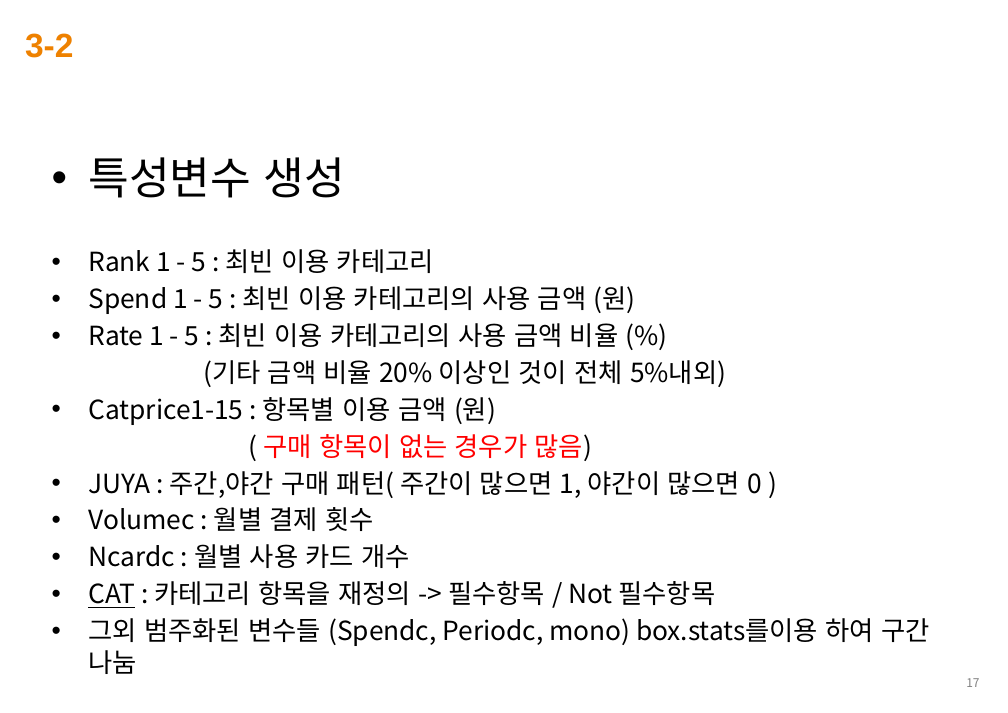
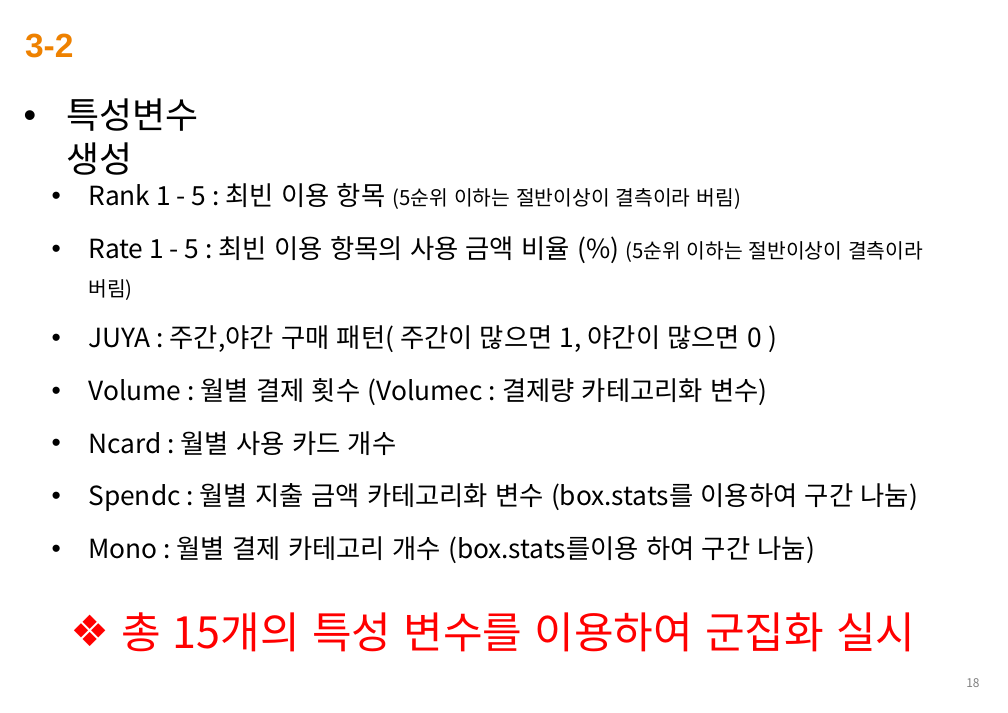
Before and after one commit to abcd00ou/LDS-Stat, a slide deck: slide 18 of 최종 보고서_이동성.pptx (slide 17 before the commit). Drawn at 1008x713 pixels with LibreOffice and Linux fonts; fonts in the diff are those of the drawing; background and template pictures are left out. Boxes give left, top, right and bottom in pixels: in the first picture for what was removed or moved away, otherwise in the second. Text is boxed around its words. In the diff, an @@ line names an element or a change of style, - is before the commit and + after.

```diff
--- a/최종 보고서_이동성.pptx
+++ b/최종 보고서_이동성.pptx
@@ text "특성변수 생성" at bbox=[312, 612, 522, 652]: size 22 to 30 pt; more space between paragraphs @@
@@ text added at bbox=[67, 98, 199, 175], 30 pt, text #000000 @@
+• 특성변수 생성
@@ text "Rank 1 - 5 : ...": place and size @@
-text "Rank 1 - 5 : ..." at bbox=[88, 249, 929, 674]
+text "Rank 1 - 5 : ..." at bbox=[88, 183, 923, 563]
@@ text at bbox=[88, 183, 923, 300]: text changed @@
-• 특성변수 생성
-• Rank 1 - 5 : 최빈 이용 카테고리
-• Spend 1 - 5 : 최빈 이용 카테고리의 사용 금액 (원)
-• Rate 1 - 5 : 최빈 이용 카테고리의 사용 금액 비율 (%)
-(기타 금액 비율 20% 이상인 것이 전체 5%내외)
-• Catprice1-15 : 항목별 이용 금액 (원)
-( 구매 항목이 없는 경우가 많음)
+• Rank 1 - 5 : 최빈 이용 항목 (5순위 이하는 절반이상이 결측이라 버림)
+• Rate 1 - 5 : 최빈 이용 항목의 사용 금액 비율 (%) (5순위 이하는 절반이상이 결측이라 버림)
@@ text at bbox=[88, 325, 763, 352]: line spacing 1 to 1.5 @@
@@ text at bbox=[88, 378, 918, 563]: text changed @@
-• Volumec : 월별 결제 횟수
-• Ncardc : 월별 사용 카드 개수
-• CAT : 카테고리 항목을 재정의 -> 필수항목 / Not 필수항목
-• 그외 범주화된 변수들 (Spendc, Periodc, mono) box.stats를이용 하여 구간 나눔
+• Volume : 월별 결제 횟수 (Volumec : 결제량 카테고리화 변수)
+• Ncard : 월별 사용 카드 개수
+• Spendc : 월별 지출 금액 카테고리화 변수 (box.stats를 이용하여 구간 나눔)
+• Mono : 월별 결제 카테고리 개수 (box.stats를이용 하여 구간 나눔)
@@ text added at bbox=[121, 612, 915, 652], 36 pt, text #FF0000 @@
+❖ 총 15개의 특성 변수를 이용하여 군집화 실시
@@ page number at bbox=[966, 678, 979, 687]: text changed @@
-17
+18
```
Also in this commit, not shown: 24 other slides changed, 12 slides added, 3 slides removed.
